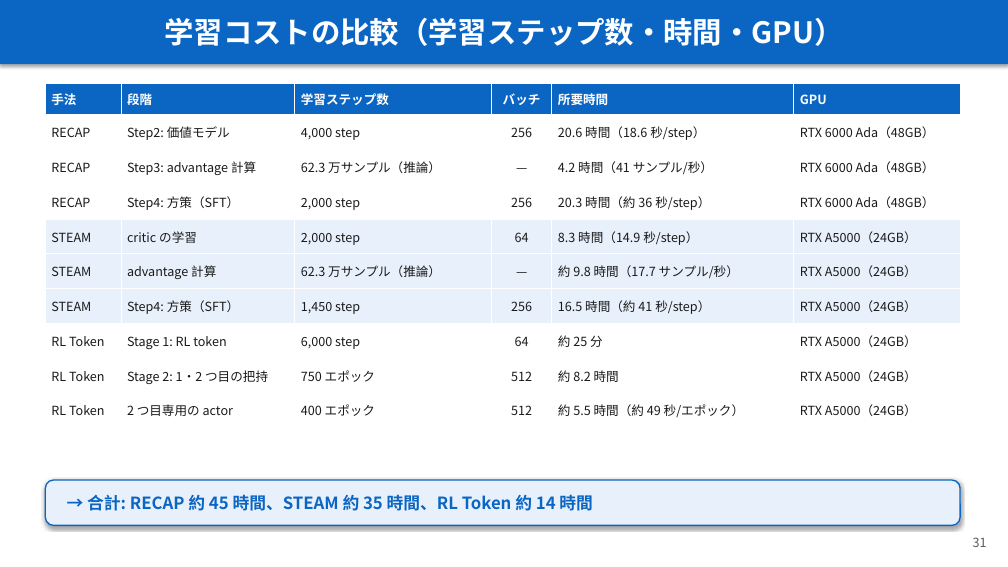
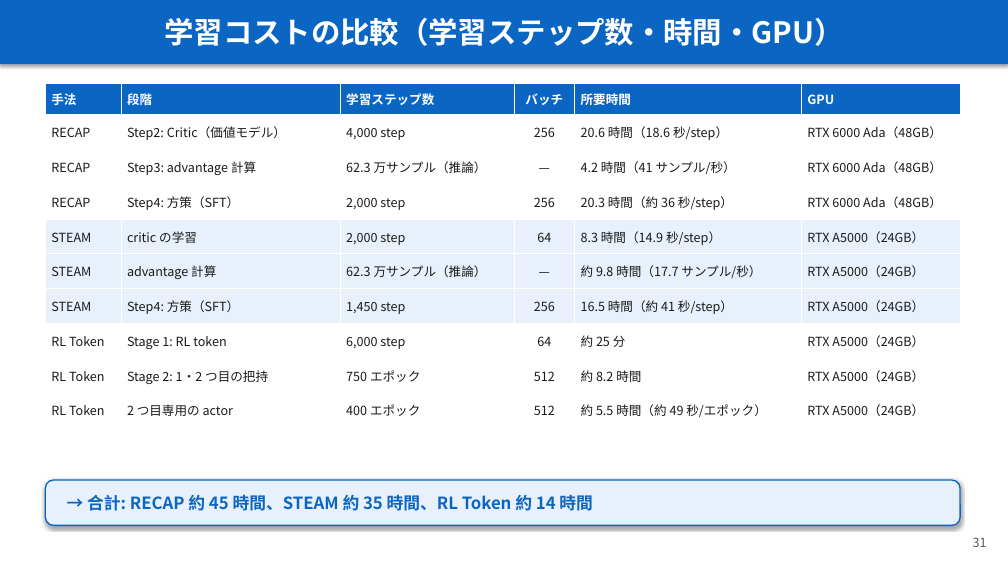
Before and after one commit to Junhand/libero_RL, a slide deck: slide 31 of docs/RECAP_STEAM_RLToken.pptx. Drawn at 1008x567 pixels with LibreOffice and Linux fonts; fonts in the diff are those of the drawing. Boxes give left, top, right and bottom in pixels: in the first picture for what was removed or moved away, otherwise in the second. Text is boxed around its words. In the diff, an @@ line names an element or a change of style, - is before the commit and + after.

```diff
--- a/docs/RECAP_STEAM_RLToken.pptx
+++ b/docs/RECAP_STEAM_RLToken.pptx
@@ table at <box>45,83,960,428</box> @@
-row 2, column 2: Step2: 価値モデル
+row 2, column 2: Step2: Critic（価値モデル）
```
Also in this commit, not shown: 4 other slides changed, 1 other file.
